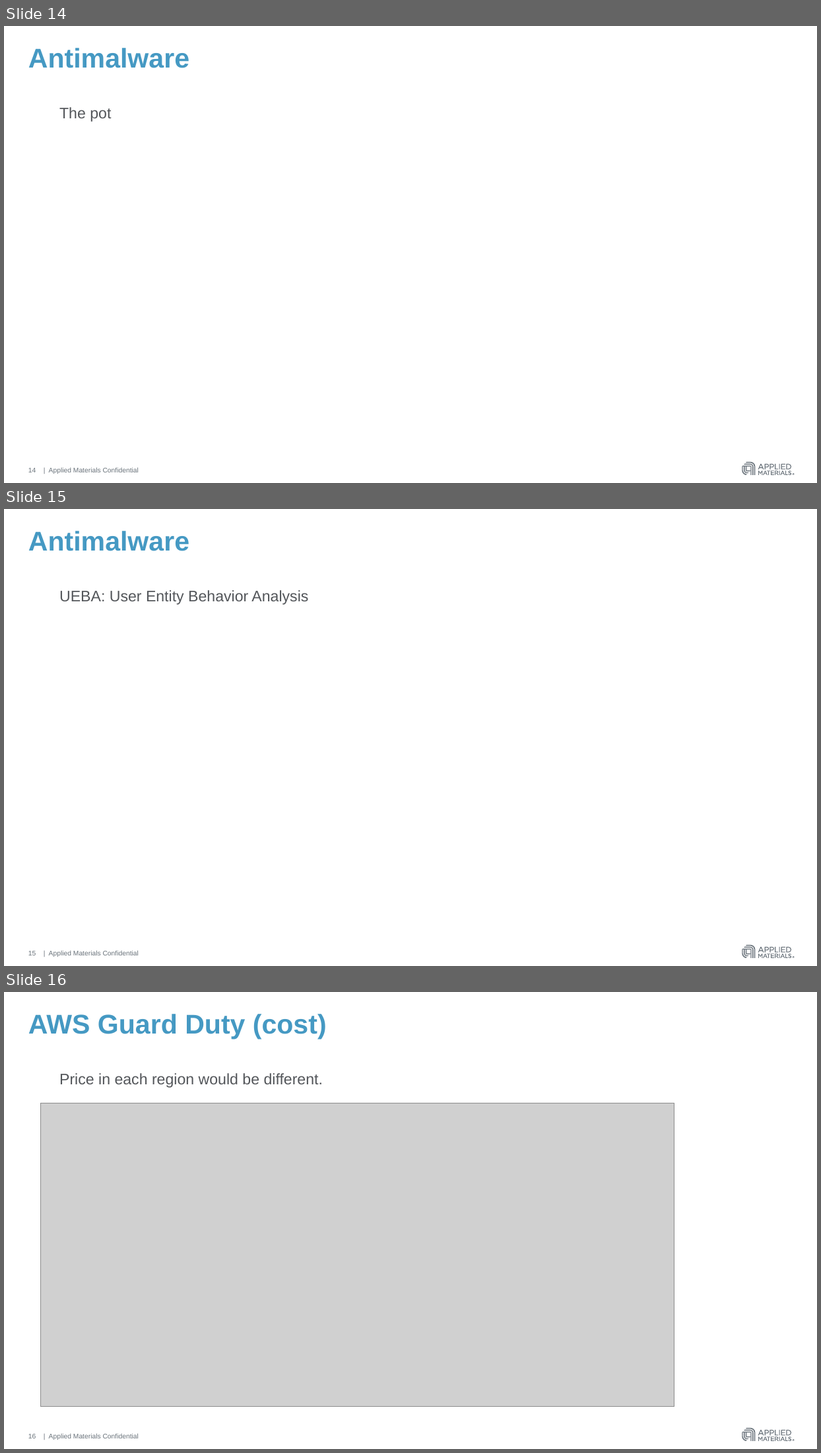
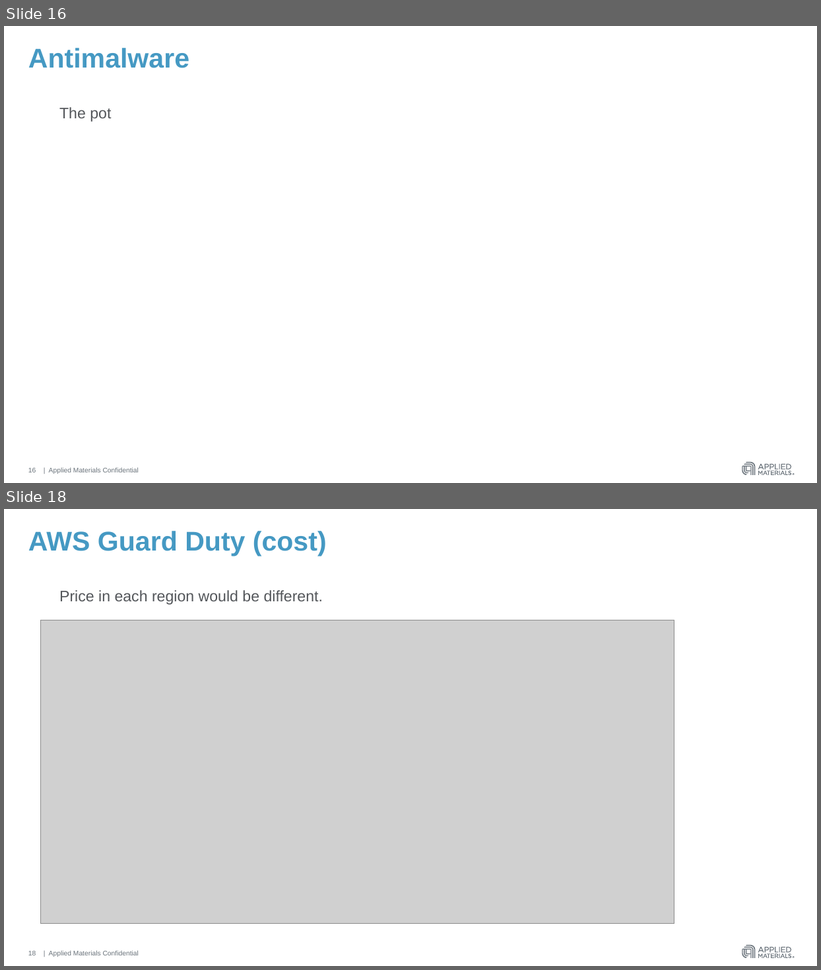
Before and after one commit to hmahajanHM/mytestrepo, a slide deck: AWS Guard Duty & Azure Security Center.pptx. Shown one above the other, each under a label of ours: slides 14, 15 and 16 before the commit, slides 16 and 18 after it; the slides between them are not shown. The pictures are 821x1453 and 821x970 pixels, drawn with LibreOffice and Linux fonts; fonts in the diff are those of the drawing; grey boxes stand for pictures. Boxes give left, top, right and bottom in pixels: in the first picture for what was removed or moved away, otherwise in the second. Text is boxed around its words. In the diff, an @@ line names an element or a change of style, - is before the commit and + after.

```diff
--- a/AWS Guard Duty & Azure Security Center.pptx
+++ b/AWS Guard Duty & Azure Security Center.pptx
@@ slide 15 removed at <box>4,509,817,966</box>, background #FFFFFF; not listed: 4 template elements that a slide beside it also shows @@
@@ title removed at <box>28,531,189,551</box> @@
-Antimalware
@@ text removed at <box>59,590,308,605</box> @@
-UEBA: User Entity Behavior Analysis
@@ page number removed at <box>28,951,36,956</box> @@
-15
@@ what was slide 14 is now slide 16 @@
@@ page number at <box>28,468,36,473</box>: text changed @@
-14
+16
@@ what was slide 16 is now slide 18 @@
```
Also in this commit, not shown: 2 slides changed, 4 slides added.
